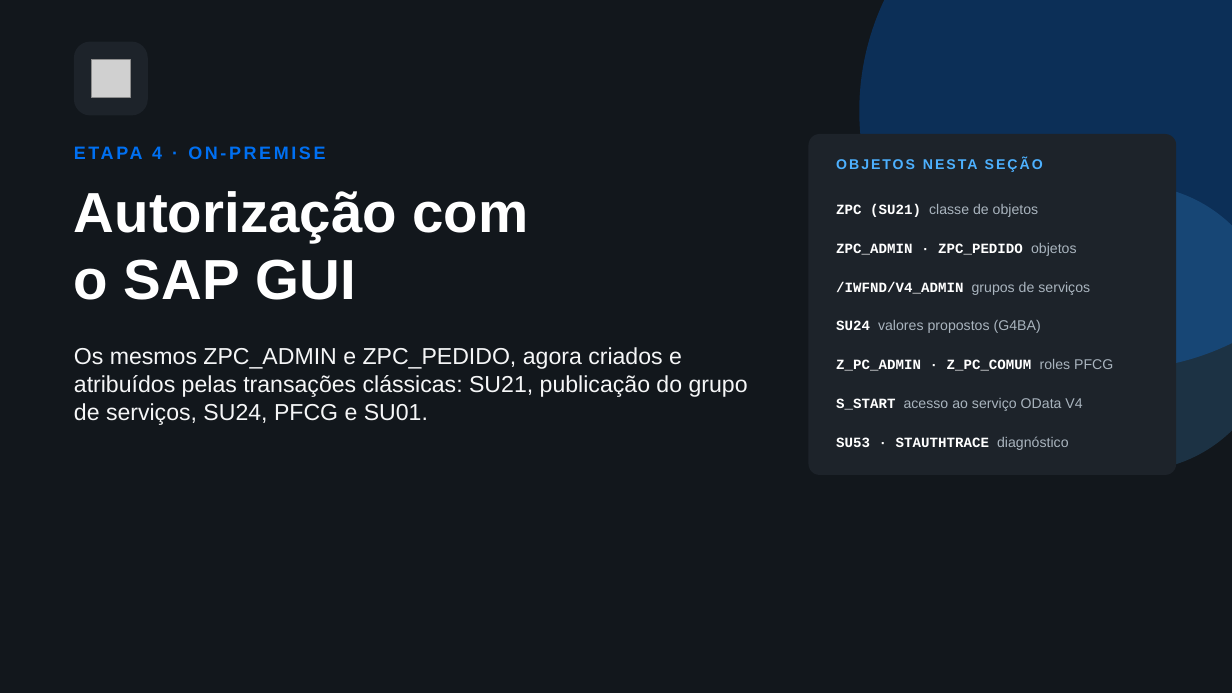
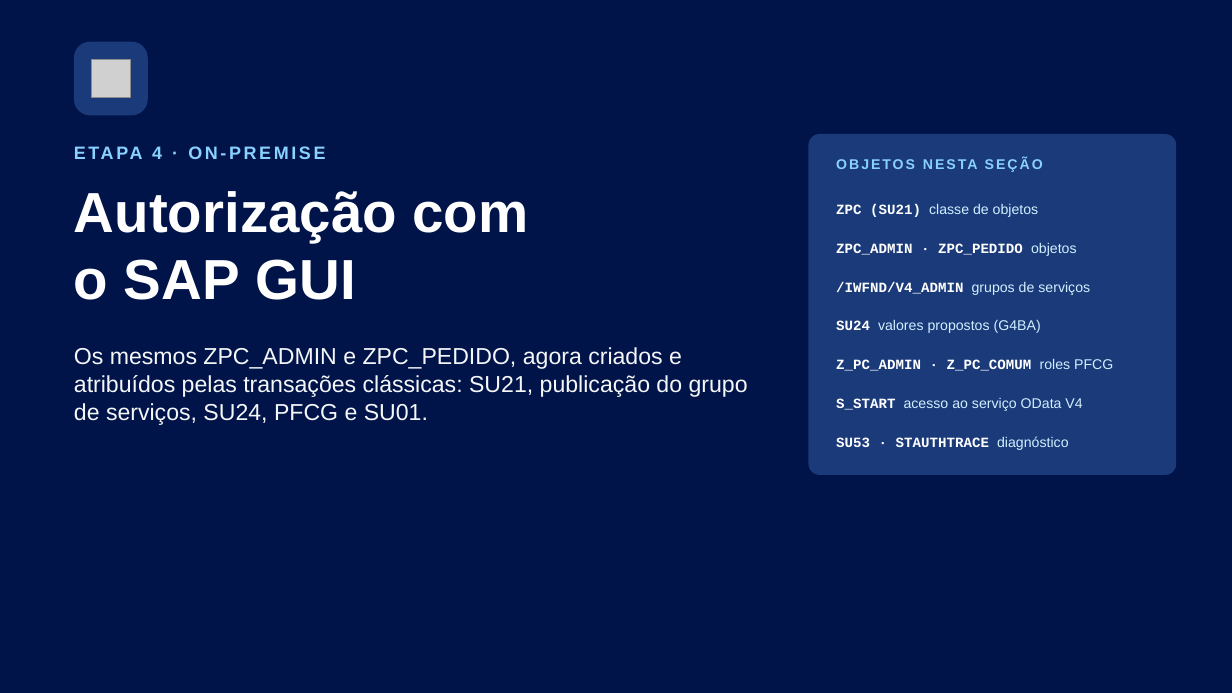
Before and after one commit to AdrianoBispo/sap-abap-rap-pedidos-de-compras-app, a slide deck: slide 12 of docs/apresentacoes/04-servicos-odata.pptx. Drawn at 1232x693 pixels with LibreOffice and Linux fonts; fonts in the diff are those of the drawing; grey boxes stand for pictures. Boxes give left, top, right and bottom in pixels: in the first picture for what was removed or moved away, otherwise in the second. Text is boxed around its words. In the diff, an @@ line names an element or a change of style, - is before the commit and + after.

```diff
--- a/docs/apresentacoes/04-servicos-odata.pptx
+++ b/docs/apresentacoes/04-servicos-odata.pptx
@@ background #12171C to #00144A @@
@@ ellipse removed at [860, 0, 1232, 370] @@
@@ rounded rectangle at [74, 42, 148, 116]: fill #1D232A to #1B3A7A @@
@@ text "ETAPA 4 · ON-PREMISE" at [152, 146, 162, 159]: text colour #0070F2 to #89D1FF @@
@@ rounded rectangle at [809, 134, 1177, 475]: fill #1D232A to #1B3A7A @@
@@ text "OBJETOS NESTA SEÇÃO" at [836, 150, 1149, 177]: text colour #4DB1FF to #89D1FF @@
@@ text "ZPC (SU21) classe de objetos" at [836, 204, 1039, 217]: text colour #A9B4BE to #D1EFFF in "classe de objetos" @@
@@ ellipse removed at [989, 185, 1232, 471] @@
@@ text "ZPC_ADMIN · ZPC_PEDIDO objetos" at [836, 243, 1077, 256]: text colour #A9B4BE to #D1EFFF in "objetos" @@
@@ text "/IWFND/V4_ADMIN grupos de serviços" at [836, 282, 1090, 295]: text colour #A9B4BE to #D1EFFF in "grupos de serviços" @@
@@ text "SU24 valores propostos (G4BA)" at [836, 320, 1041, 333]: text colour #A9B4BE to #D1EFFF in "valores propostos (G4BA)" @@
@@ text "Z_PC_ADMIN · Z_PC_COMUM roles PFCG" at [836, 359, 1113, 371]: text colour #A9B4BE to #D1EFFF in "roles PFCG" @@
@@ text "S_START acesso ao serviço OData ..." at [836, 398, 1082, 411]: text colour #A9B4BE to #D1EFFF in "acesso ao serviço OData V4" @@
@@ text "SU53 · STAUTHTRACE diagnóstico" at [836, 436, 1069, 450]: text colour #A9B4BE to #D1EFFF in "diagnóstico" @@
```
Also in this commit, not shown: 7 other slides changed, 4 other files.
